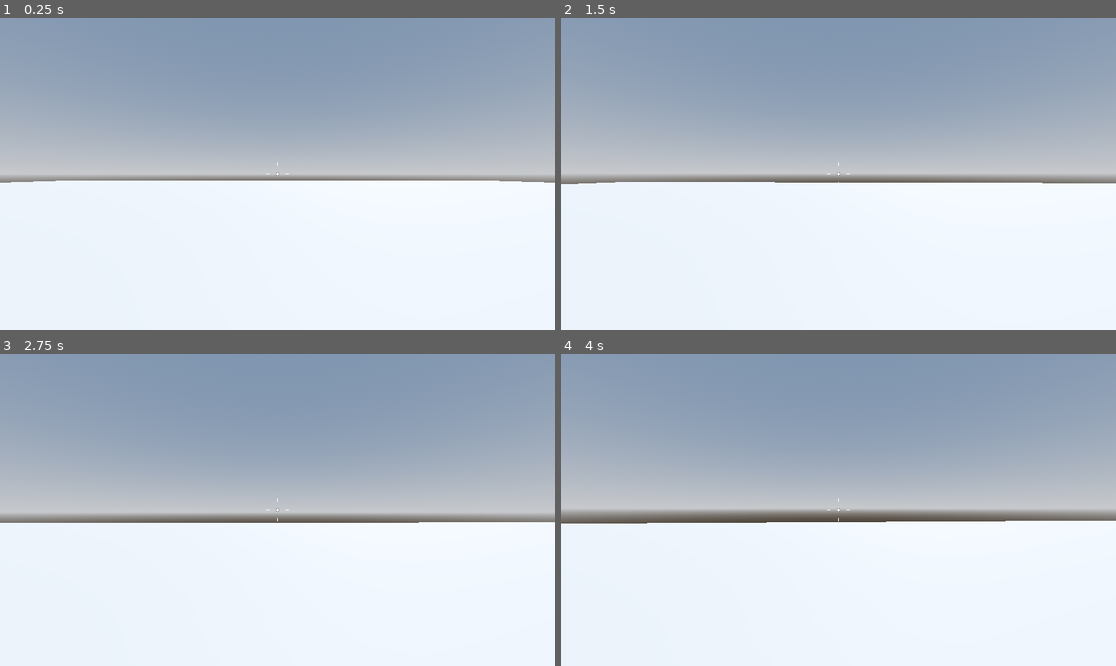
Above: before the commit, frames 1-4 (two rows, left to right).
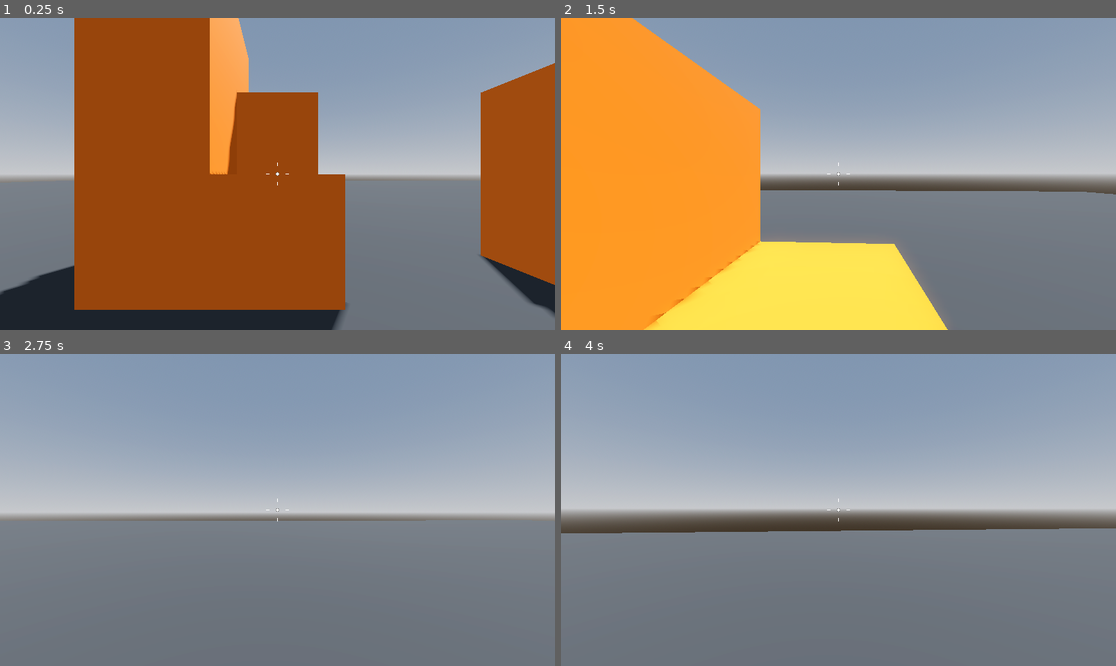
Above: after the commit, the same moments.

Repository: BlurryGames/RoboRampage
Game: Godot game, scene res://levels/sand_box.tscn
The game is run twice, just before and just after one commit, with the same random seed, the same clock (stepped at 60 frames per second) and the same inputs.
Inputs (mouse positions are in pixels of both pictures, inside the frame that each line leads up to):
- Up to frame 1 (0.25 s): no input
- Up to frame 2 (1.5 s): tap Enter at 0.5 s; move the mouse to (866, 174) at 0.52 s; hold W (move_forward) from 0.53 s (still down); tap Space (jump) at 0.6, 0.77, 1.07, 1.35 s; move the mouse to (810, 174) at 1.27 s
- Up to frame 3 (2.75 s): keep holding W (move_forward); tap Space (jump) at 1.52, 1.82, 2.1 s; move the mouse to (288, 503) at 2.02 s
- Up to frame 4 (4 s): keep holding W (move_forward); tap Space (jump) at 2.75, 2.85, 3.02, 3.32, 3.6, 3.77 s; move the mouse to (832, 516) at 2.77 s; move the mouse to (877, 513) at 3.52 s

The runs differ from the first frame. In frame 1, 72% of the frame differs, in the area x 0-100%, y 0-100%; in frame 2, 63%; in frame 3, 47%; in frame 4, 46%.

Commit message:
Section4: Robo Rampage / Lesson7: Advanced Jumping

Diff:
--- a/levels/sand_box.tscn
+++ b/levels/sand_box.tscn
@@ -15,6 +15,12 @@
 tonemap_mode = 2
 glow_enabled = true
 
+[sub_resource type="StandardMaterial3D" id="StandardMaterial3D_agqd0"]
+albedo_color = Color(0.196078, 0.196078, 0.196078, 1)
+
+[sub_resource type="StandardMaterial3D" id="StandardMaterial3D_mtw5e"]
+albedo_color = Color(1, 0.470588, 0.0784314, 1)
+
 [node name="SandBox" type="Node3D"]
 
 [node name="WorldEnvironment" type="WorldEnvironment" parent="."]
@@ -28,6 +34,30 @@
 transform = Transform3D(1, 0, 0, 0, 1, 0, 0, 0, 1, 0, -0.5, 0)
 use_collision = true
 size = Vector3(64, 1, 64)
+material = SubResource("StandardMaterial3D_agqd0")
 
 [node name="Player" parent="." instance=ExtResource("1_2dw65")]
 transform = Transform3D(1, 0, 0, 0, 1, 0, 0, 0, 1, 0, 1, 0)
+
+[node name="Platform" type="CSGBox3D" parent="."]
+transform = Transform3D(1, 0, 0, 0, 1, 0, 0, 0, 1, 0, 0.5, -2)
+use_collision = true
+material = SubResource("StandardMaterial3D_mtw5e")
+
+[node name="UnreachablePlatform" type="CSGBox3D" parent="."]
+transform = Transform3D(1, 0, 0, 0, 1, 0, 0, 0, 1, 3, 1, -2)
+use_collision = true
+size = Vector3(1, 2, 1)
+material = SubResource("StandardMaterial3D_mtw5e")
+
+[node name="Platform2" type="CSGBox3D" parent="."]
+transform = Transform3D(1, 0, 0, 0, 1, 0, 0, 0, 1, 0, 1, -3)
+use_collision = true
+size = Vector3(1, 2, 1)
+material = SubResource("StandardMaterial3D_mtw5e")
+
+[node name="Platform3" type="CSGBox3D" parent="."]
+transform = Transform3D(1, 0, 0, 0, 1, 0, 0, 0, 1, -1, 1.5, -2.5)
+use_collision = true
+size = Vector3(1, 3, 2)
+material = SubResource("StandardMaterial3D_mtw5e")
--- a/player/player.gd
+++ b/player/player.gd
@@ -1,7 +1,9 @@
 class_name Player extends CharacterBody3D
 
 const SPEED: float = 5.0
-const JUMP_VELOCITY: float = 4.5
+
+@export var jump_height: float = 1.0
+@export var fall_multiplier: float = 2.5
 
 var mouse_motion := Vector2.ZERO
 
@@ -15,10 +17,13 @@
 func _physics_process(delta: float) -> void:
 	handle_camera_rotation()
 	if not is_on_floor():
-		velocity.y -= gravity * delta
+		if velocity.y >= 0:
+			velocity.y -= gravity * delta
+		else:
+			velocity.y -= gravity * fall_multiplier * delta
 
 	if Input.is_action_just_pressed("jump") and is_on_floor():
-		velocity.y = JUMP_VELOCITY
+		velocity.y = sqrt(jump_height * 2.0 * gravity)
 
 	var input_dir: Vector2 = Input.get_vector("move_left", "move_right", "move_forward", "move_back")
 	var direction: Vector3 = (transform.basis * Vector3(input_dir.x, 0, input_dir.y)).normalized()
Not shown: 1 places in levels/sand_box.tscn that only renumber resources
